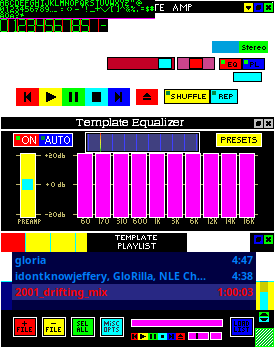
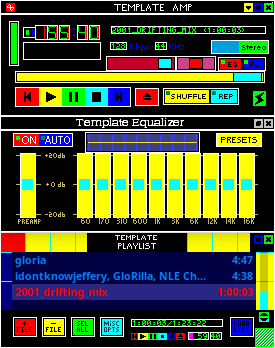
The second 275px x 348px image is a revision of the first. Changes to its layers:
hid "text.bmp" over [0, 0, 155, 32]
showed "Screenshot From 2026-02-22 14-55-39.png", painted on it over [0, 14, 275, 339]
